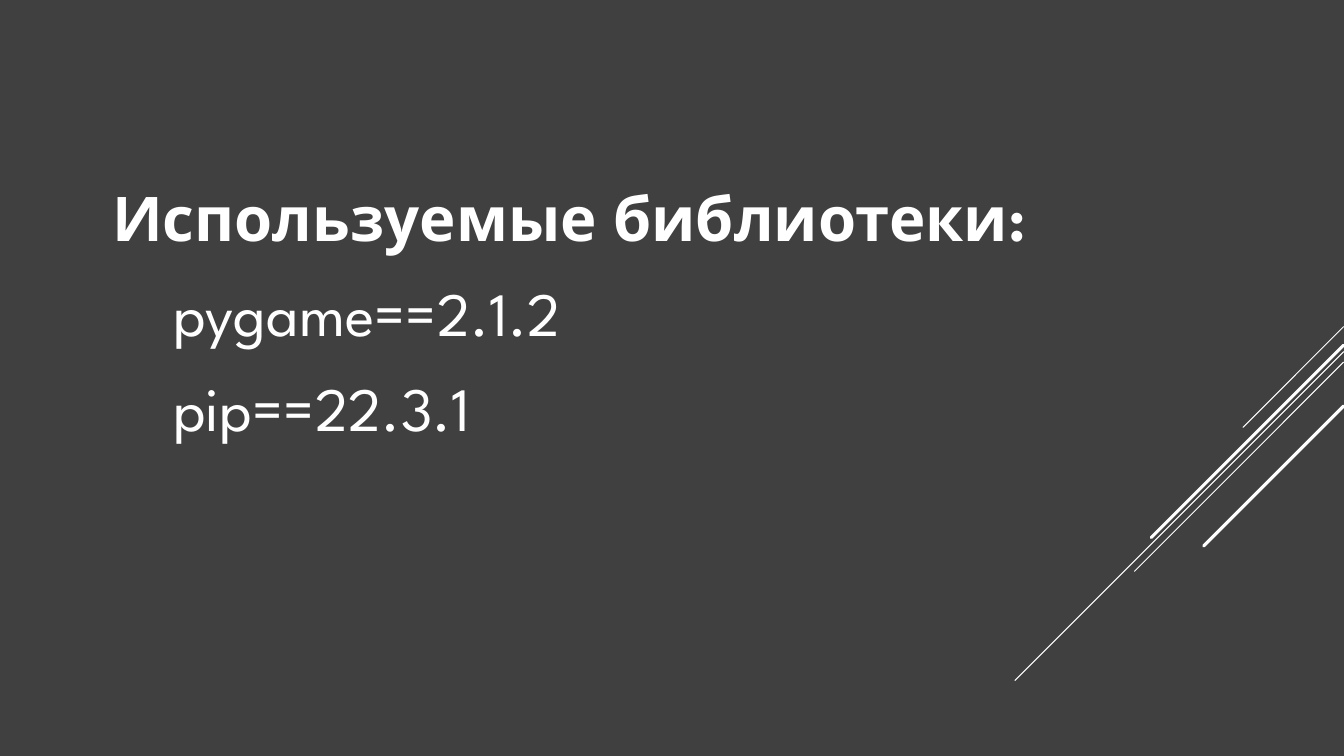
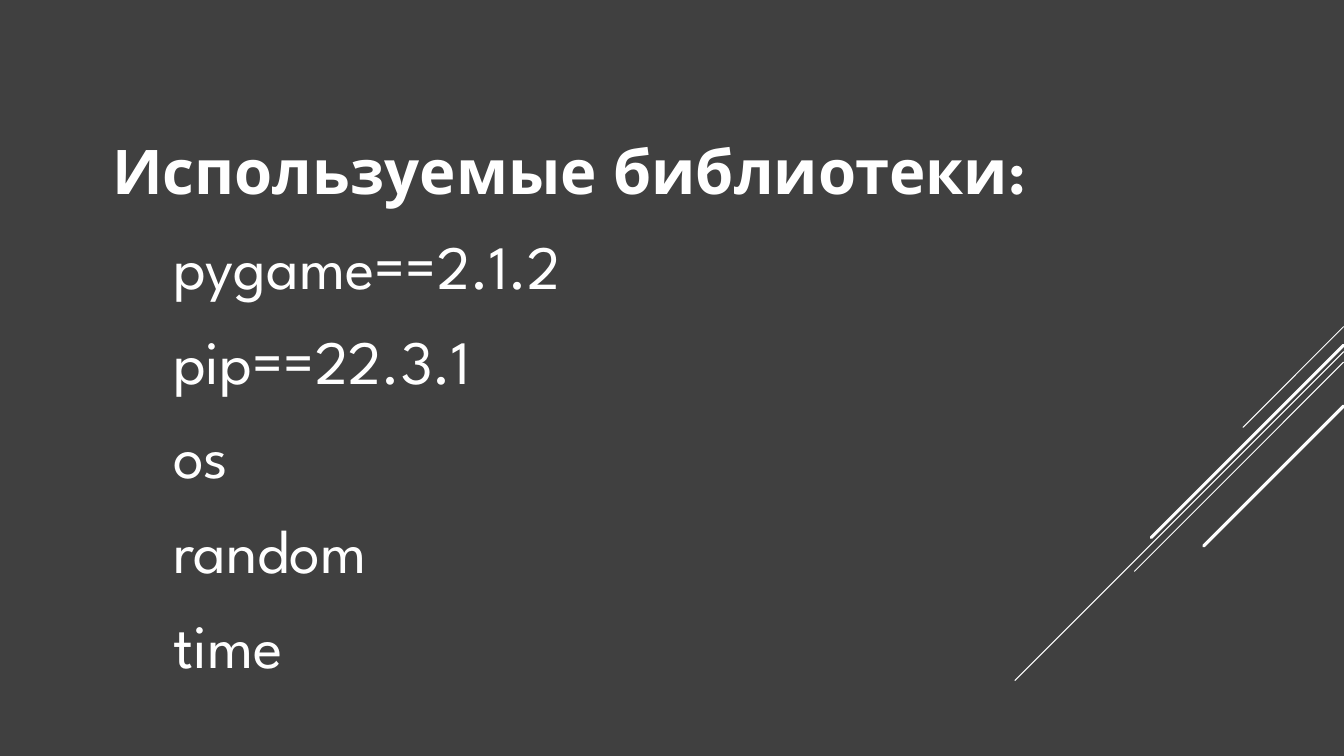
Before and after one commit to yandexlyceum0mg/arkanoid, a slide deck: slide 2 of arkanoid/Презентация.pptx. Drawn at 1344x756 pixels with LibreOffice and Linux fonts; fonts in the diff are those of the drawing. Boxes give left, top, right and bottom in pixels: in the first picture for what was removed or moved away, otherwise in the second. Text is boxed around its words. In the diff, an @@ line names an element or a change of style, - is before the commit and + after.

```diff
--- a/arkanoid/Презентация.pptx
+++ b/arkanoid/Презентация.pptx
@@ text at box(173, 452, 366, 669): paragraphs added @@
+os
+random
+time
```
Also in this commit, not shown: 1 other file.
